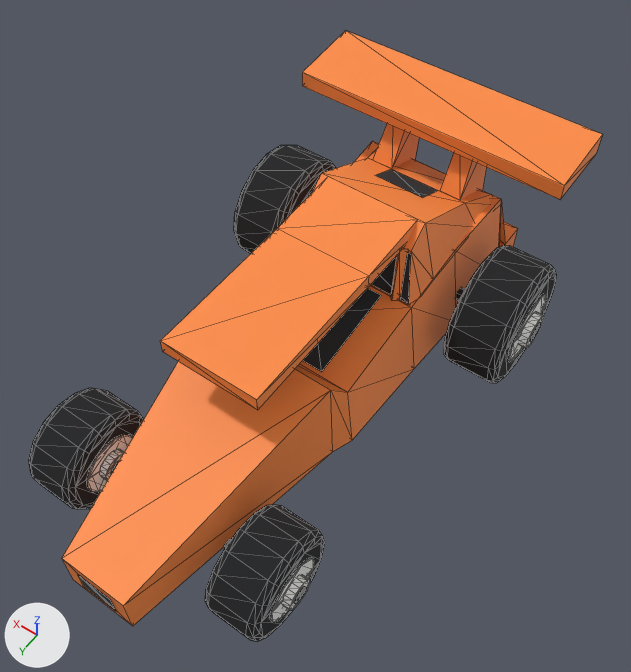
Two versions of the glTF model models/cars/yarisci.glb, one commit apart.
The view is the same before and after, from a camera (50 mm lens) standing at (-1.97, 2.59, 4.79) and looking at (-0.09, -0.03, 0.68). Arrows for +X, +Y and +Z are at lower left; the lights stay in place. The first picture is the older version. Mesh edges are drawn as thin lines. Vertices at exactly the same position are counted once.

Names of what the first picture shows: 'body', 'wheel_FL', 'wheel_FR', 'wheel_RL', 'wheel_RR'.
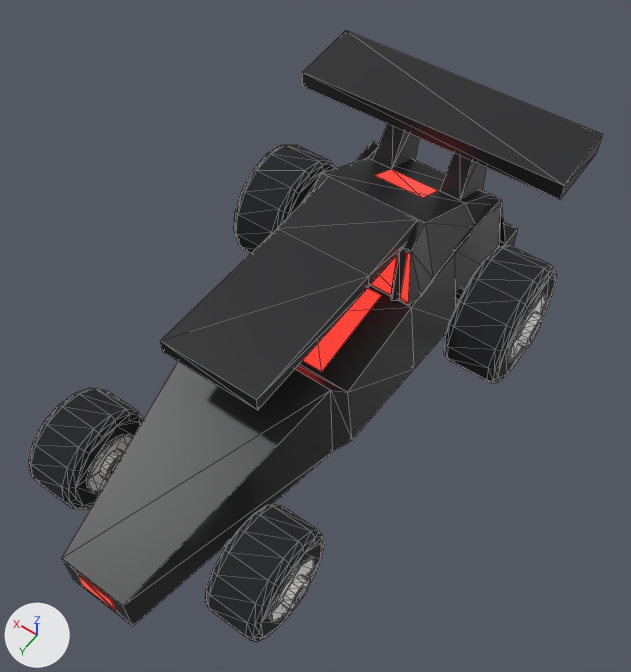
The change, as a list of edits to the scene's bpy script:
```text
Change mat_paint:
    mat_paint.base_color: (1.0, 0.262, 0.0529) -> (0.0116, 0.0116, 0.0134)  # orange #ff8c41 -> black #1c1c1f
    mat_paint.roughness: 0.6 -> 0.45
Add mat_tail:
    mat_tail = principled_material('Tail')
    mat_tail.base_color = (0.687, 0.0319, 0.0232)  # red #d8322a
    mat_tail.roughness = 0.4
    mat_tail.emission_color = (1.0, 0.0464, 0.0338)  # red #ff3d34
    mat_tail.emission_strength = 1.03
Change me_body:
    where me_body.from_pydata(...)  # 148 vertices, 228 faces; spans x -0.94..0.94, y -1.81..1.82, z 0.19..1.4
    used by ob_body; location = (0.0, 0.0, 0.0)
    me_body part 1: 6 of the faces centred in x -0.15..0.12, y -1.19..-0.05, z 0.7..1.02 switch from mat_dark (dark grey #2a2c30) to mat_tail (red #d8322a, glowing red #ff3d34)
    me_body part 2: 2 of the faces centred in x -0.04..0.04, y 1.82, z 0.3..0.36 switch from mat_dark (dark grey #2a2c30) to mat_tail (red #d8322a, glowing red #ff3d34)
```

Location of each change, (x1, y1, x2, y2) in pixels of the pictures (631 x 672 px):
'body', recoloured, surface changed (orange to dark grey): (62, 31, 602, 626) in both
part 1 of me_body, recoloured: (303, 169, 438, 371) in both
part 2 of me_body, recoloured (dark grey to red): (78, 575, 116, 611) in both
